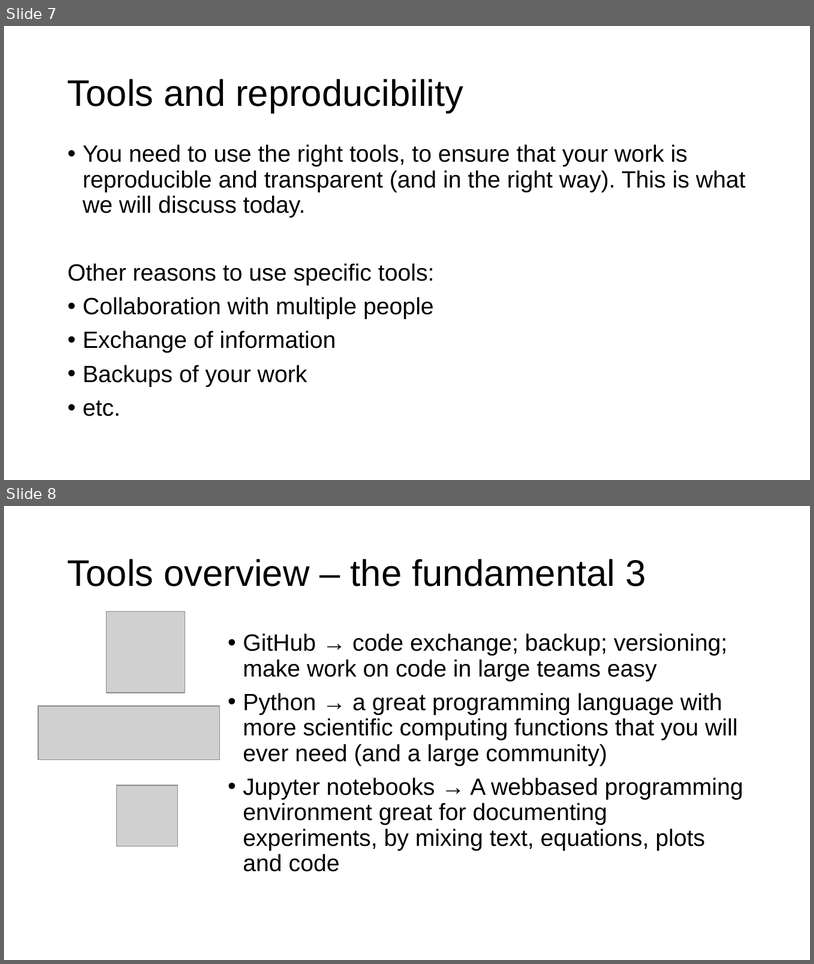
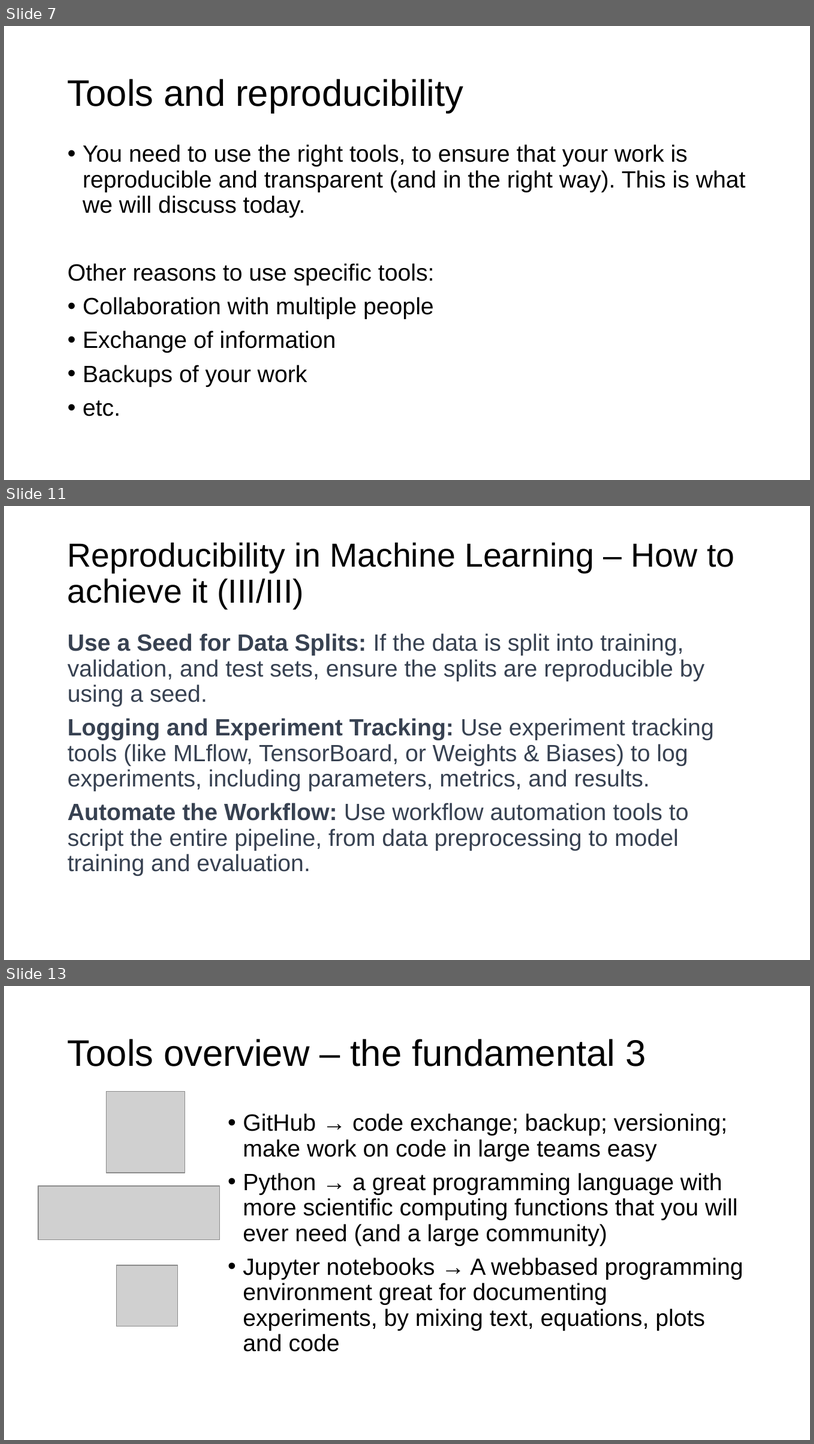
Before and after one commit to toelt-llc/MACHINE-LEARNING-SCHOOL-INAF, a slide deck: DAY1/04 - Introduction to python and scikit-learn/Introduction Python and Scikit-learn.pptx. Shown one above the other, each under a label of ours: slides 7 and 8 before the commit, slides 7, 11 and 13 after it; the slides between them are not shown. The pictures are 814x964 and 814x1444 pixels, drawn with LibreOffice and Linux fonts; fonts in the diff are those of the drawing; grey boxes stand for pictures; background and template pictures are left out. Boxes give left, top, right and bottom in pixels: in the first picture for what was removed or moved away, otherwise in the second. Text is boxed around its words. In the diff, an @@ line names an element or a change of style, - is before the commit and + after.

```diff
--- a/DAY1/04 - Introduction to python and scikit-learn/Introduction Python and Scikit-learn.pptx
+++ b/DAY1/04 - Introduction to python and scikit-learn/Introduction Python and Scikit-learn.pptx
@@ slide 11 added at <box>4,506,810,960</box>, background #FFFFFF @@
@@ title added at <box>68,542,735,609</box>, 29.7 pt, text #000000 @@
+Reproducibility in Machine Learning – How to achieve it (III/III)
@@ text added at <box>68,633,714,876</box>, 21 pt, text #374151 @@
+Use a Seed for Data Splits: If the data is split into training, validation, and test sets, ensure the splits are reproducible by using a seed.
+Logging and Experiment Tracking: Use experiment tracking tools (like MLflow, TensorBoard, or Weights & Biases) to log experiments, including parameters, metrics, and results.
+Automate the Workflow: Use workflow automation tools to script the entire pipeline, from data preprocessing to model training and evaluation.
@@ what was slide 8 is now slide 13 @@
```
Also in this commit, not shown: 4 slides changed, 6 other slides added, 4 slides removed, 6 other files.
